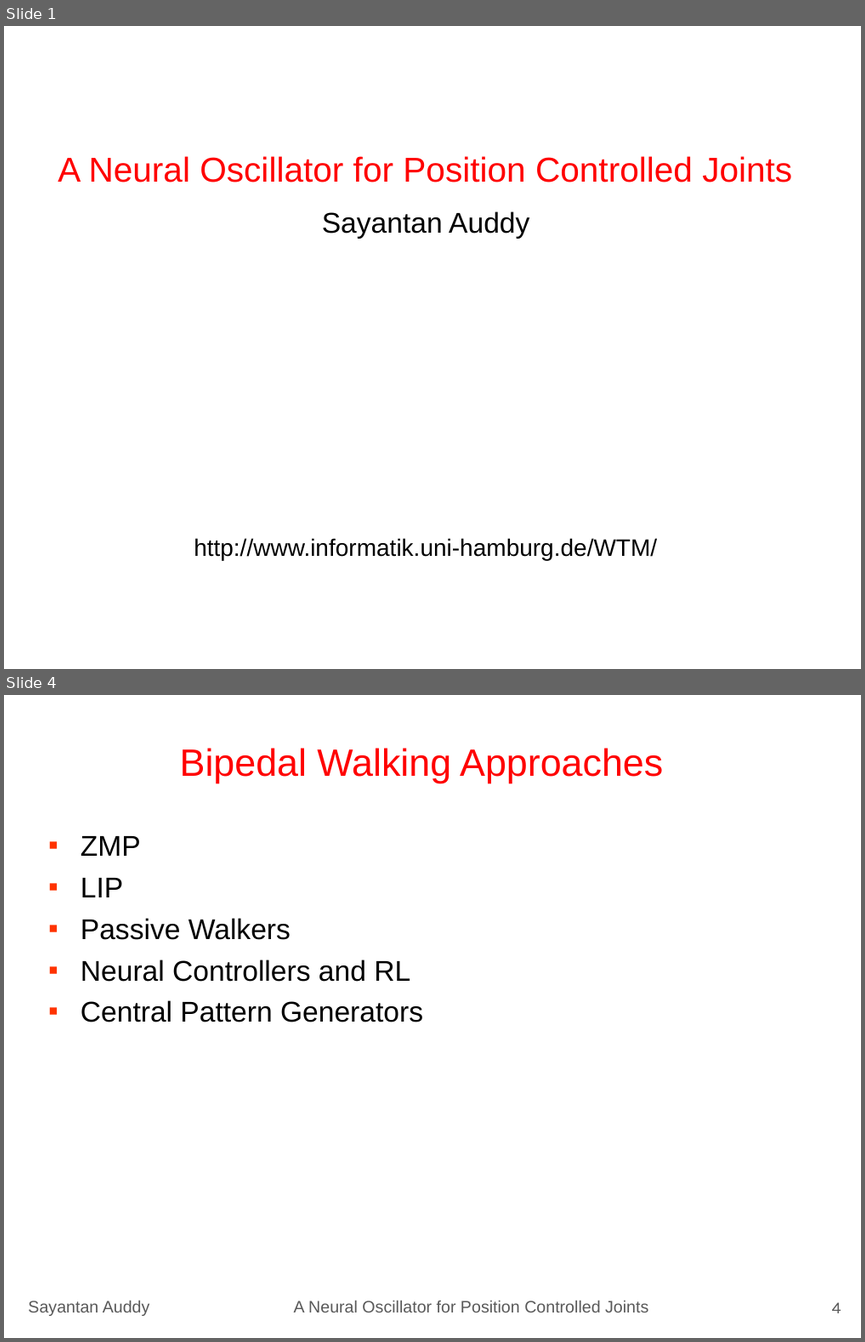
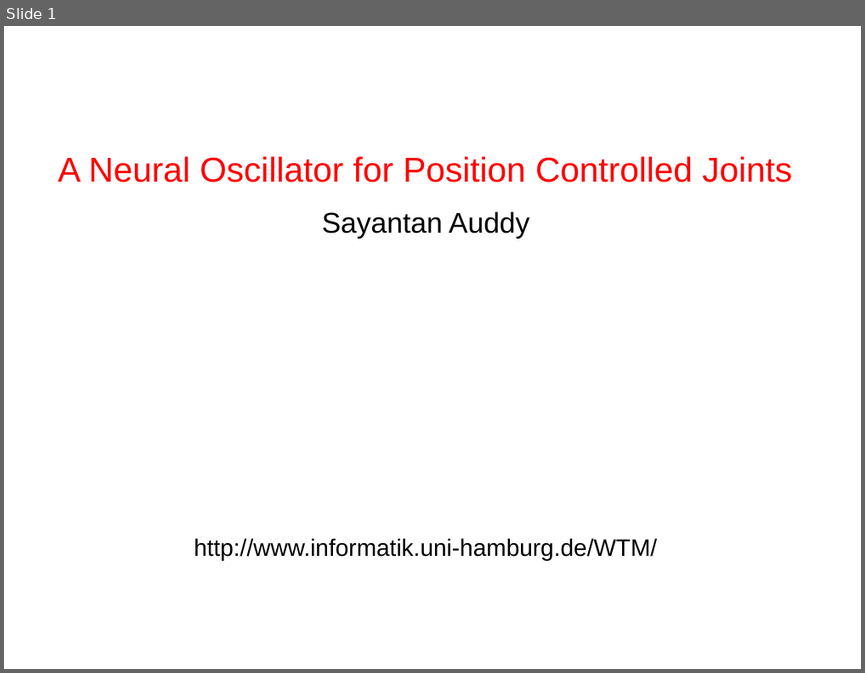
Before and after one commit to sayantanauddy/matsuoka_joint_control, a slide deck: presentation/Sayantan_Auddy_IS_Presentation.pptx. Shown one above the other, each under a label of ours: slides 1 and 4 before the commit, slide 1 after it; the slides between them are not shown. The pictures are 865x1342 and 865x673 pixels, drawn with LibreOffice and Linux fonts; fonts in the diff are those of the drawing; background and template pictures are left out. Boxes give left, top, right and bottom in pixels: in the first picture for what was removed or moved away, otherwise in the second. Text is boxed around its words. In the diff, an @@ line names an element or a change of style, - is before the commit and + after.

```diff
--- a/presentation/Sayantan_Auddy_IS_Presentation.pptx
+++ b/presentation/Sayantan_Auddy_IS_Presentation.pptx
@@ slide 4 removed at (4,695,861,1338), background #FFFFFF @@
@@ title removed at (180,748,663,783) @@
-Bipedal Walking Approaches
@@ text removed at (80,836,423,1022) @@
-▪ ZMP
-▪ LIP
-▪ Passive Walkers
-▪ Neural Controllers and RL
-▪ Central Pattern Generators
@@ text removed at (28,1300,150,1315) @@
-Sayantan Auddy
@@ text removed at (294,1300,648,1312) @@
-A Neural Oscillator for Position Controlled Joints
@@ page number removed at (832,1302,841,1313) @@
-4
```
Also in this commit, not shown: 13 slides changed, 2 other slides removed.
